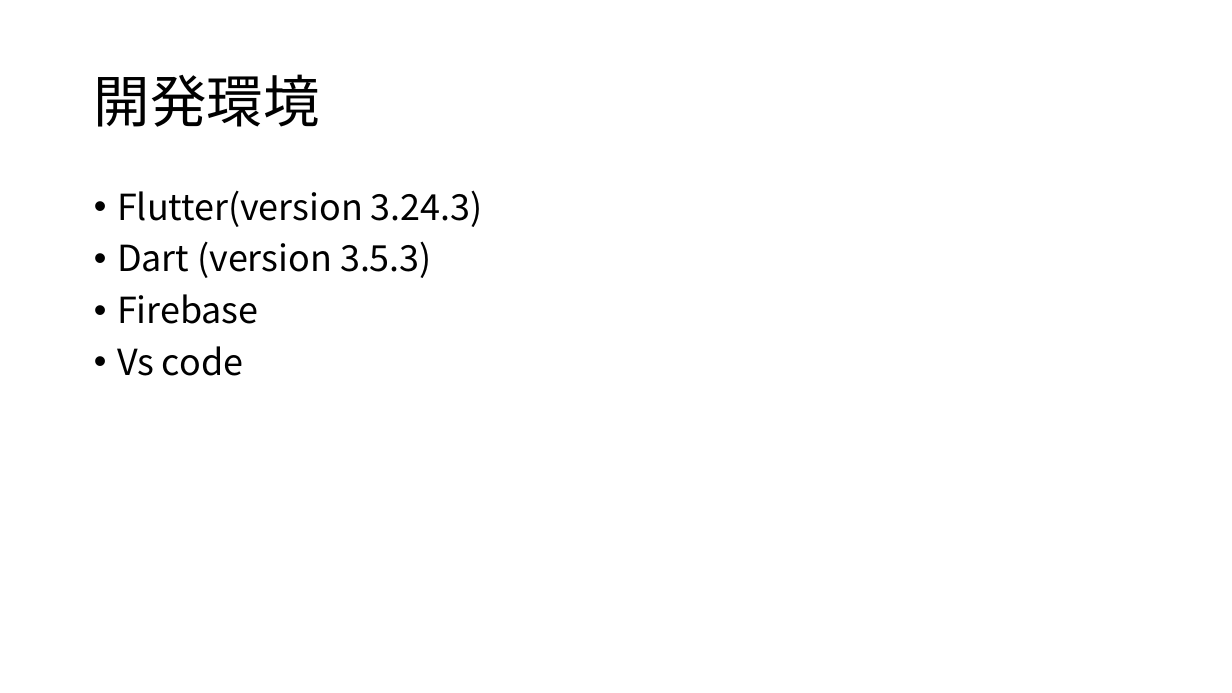
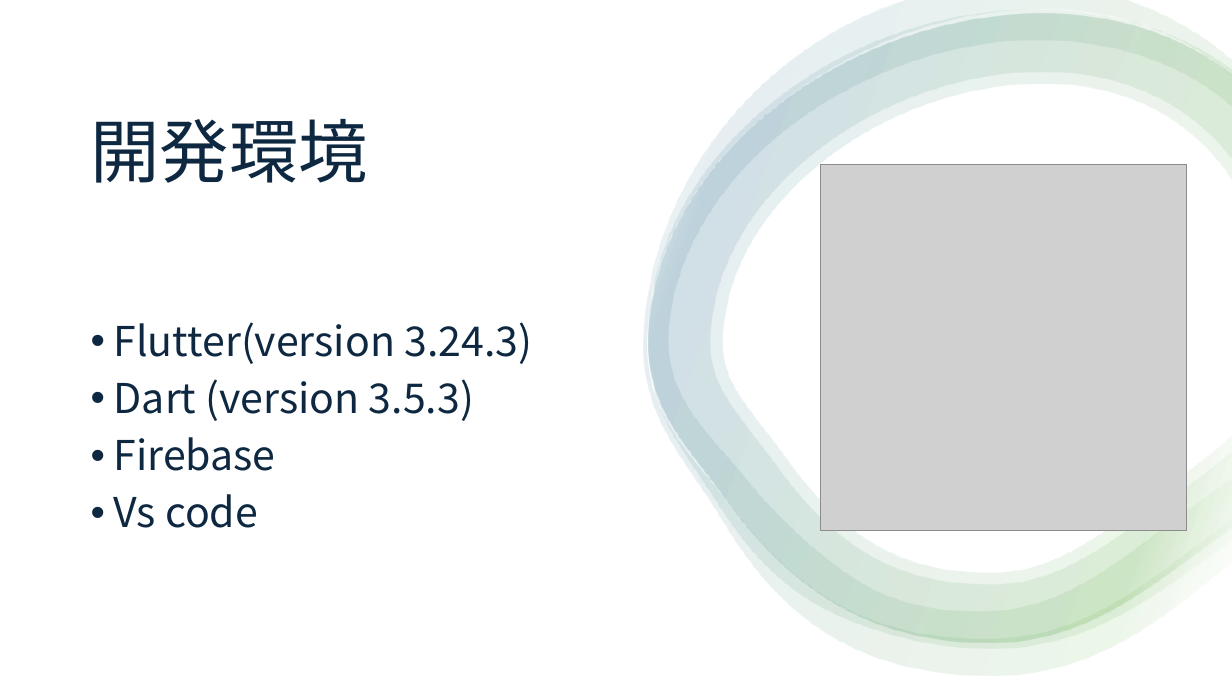
Before and after one commit to iwasitamasayosi/flutter_application_1, a slide deck: slide 10 of 家計簿_岩下暢秀.pptx (slide 9 before the commit). Drawn at 1232x693 pixels with LibreOffice and Linux fonts; fonts in the diff are those of the drawing; grey boxes stand for pictures. Boxes give left, top, right and bottom in pixels: in the first picture for what was removed or moved away, otherwise in the second. Text is boxed around its words. In the diff, an @@ line names an element or a change of style, - is before the commit and + after.

```diff
--- a/家計簿_岩下暢秀.pptx
+++ b/家計簿_岩下暢秀.pptx
@@ rectangle added at (x1=0, y1=0, x2=1232, y2=693), fill #FFFFFF @@
@@ group added at (x1=644, y1=0, x2=1232, y2=676): 4 freeform shapes @@
@@ title "開発環境" moved from (x1=94, y1=74, x2=320, y2=127) to (x1=91, y1=119, x2=368, y2=183) @@
@@ title "開発環境" at (x1=91, y1=119, x2=368, y2=183): size 44 to 54 pt, text colour #000000 to #0E2841 @@
@@ picture added at (x1=821, y1=165, x2=1187, y2=531) @@
@@ text "Flutter(version 3.24.3)" moved from (x1=117, y1=190, x2=483, y2=376) to (x1=114, y1=322, x2=532, y2=528) @@
@@ text "Flutter(version 3.24.3)" at (x1=114, y1=322, x2=532, y2=528): size 28 to 32 pt, text colour #000000 to #0E2841; vertical alignment top to middle @@
```
Also in this commit, not shown: 2 other slides changed, 4 slides added, 1 slide removed.
